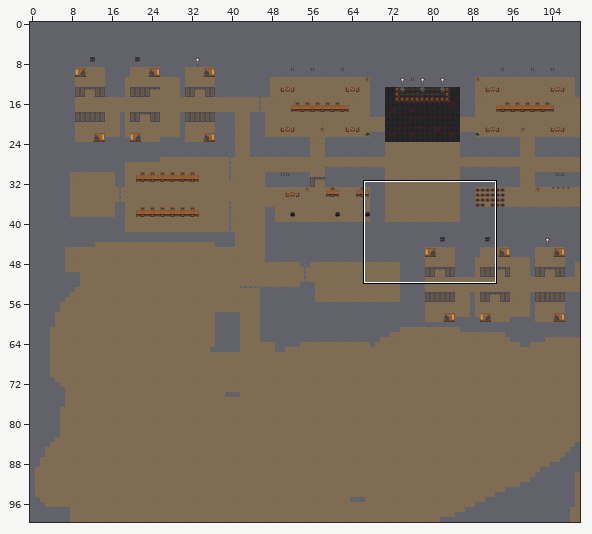
Tiled map (JSON): src/maps/mapa.json. Above, an overview of the earlier version with the close-up marked.
Close-up. Before the edit:
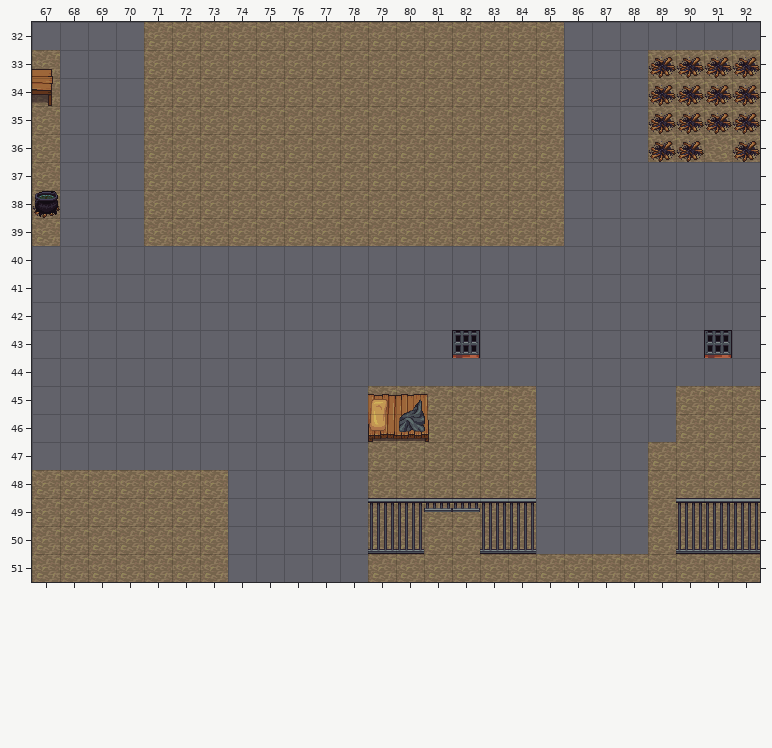
Cells are 32x32 px. Shown: x 67..92, y 32..51. The commit also changed other parts of the map, which this record leaves out.
Now the later version:
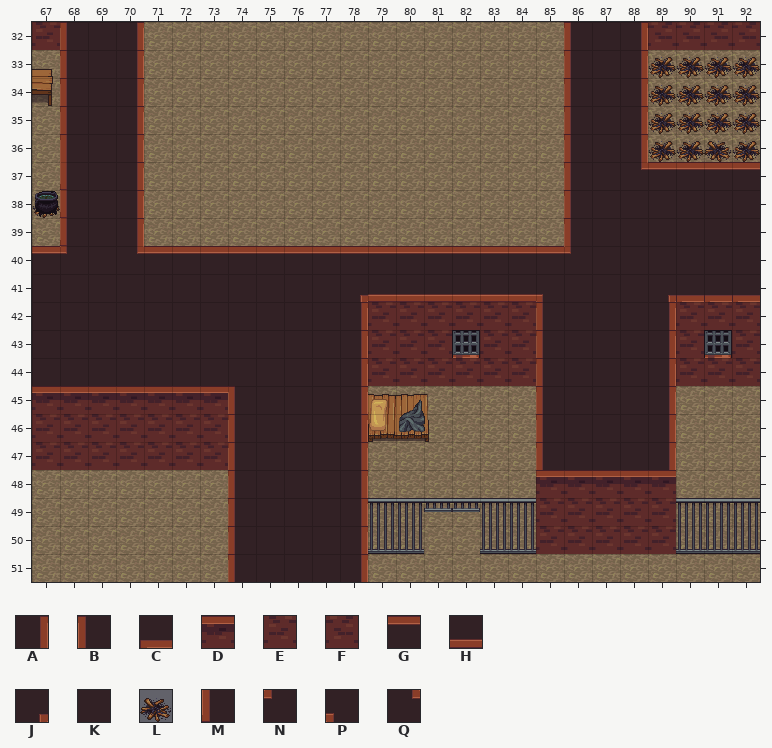
Key: from "tileset": A 100, B 101, C 101 turned 270, D 102, E 103, F 103 flipped left-right, G 104, H 104 flipped up-down, J 106 turned 90, K 107; from "tileset_añadidos": L 11 flipped left-right, M 100 turned 180, N 105, P 105 flipped up-down, Q 106.
_ is an empty cell.
Tiles of an added or newly shown layer are drawn over the layers below it.
Changes in this commit:
Layer "Paredes" (now shown):
y 32: x 67..70 ____ -> EBKA; x 86..92 _______ -> BKAFFFF
y 33..35: x 68..70 ___ -> BKA; x 86..88 ___ -> BKA
y 36: x 68..70 ___ -> BKA; x 86..88 ___ -> BKA; x 91 _ -> L
y 37: x 68..70 ___ -> MKA; x 86..92 _______ -> BKQGGGG
y 38..39: x 68..70 ___ -> MKA; x 86..92 _______ -> BKKKKKK
y 40: x 67..92 __________________________ -> GNKQGGGGGGGGGGGGGGGNKKKKKK
y 41: x 67..92 __________________________ -> KKKKKKKKKKKJHHHHHHPKKKJCCC
y 42: x 67..92 __________________________ -> KKKKKKKKKKKAEEEEEEBKKKAEEE
y 43: x 67..81 _______________ -> KKKKKKKKKKKAEEE; x 83..90 ________ -> EEBKKKAE; x 92 _ -> E
y 44: x 67..92 __________________________ -> KKKKKKKKKKKAEEEEEEBKKKAEEE
y 45: x 67..78 ____________ -> DDDDDDDBKKKA; x 85..89 _____ -> BKKKA
y 46..47: x 67..78 ____________ -> EEEEEEEBKKKA; x 85..89 _____ -> BKKKA
y 48: x 74..78 _____ -> BKKKA; x 85..89 _____ -> DDDDD
y 49..50: x 74..78 _____ -> BKKKA; x 85..89 _____ -> EEEEE
y 51: x 74..78 _____ -> BKKKA
